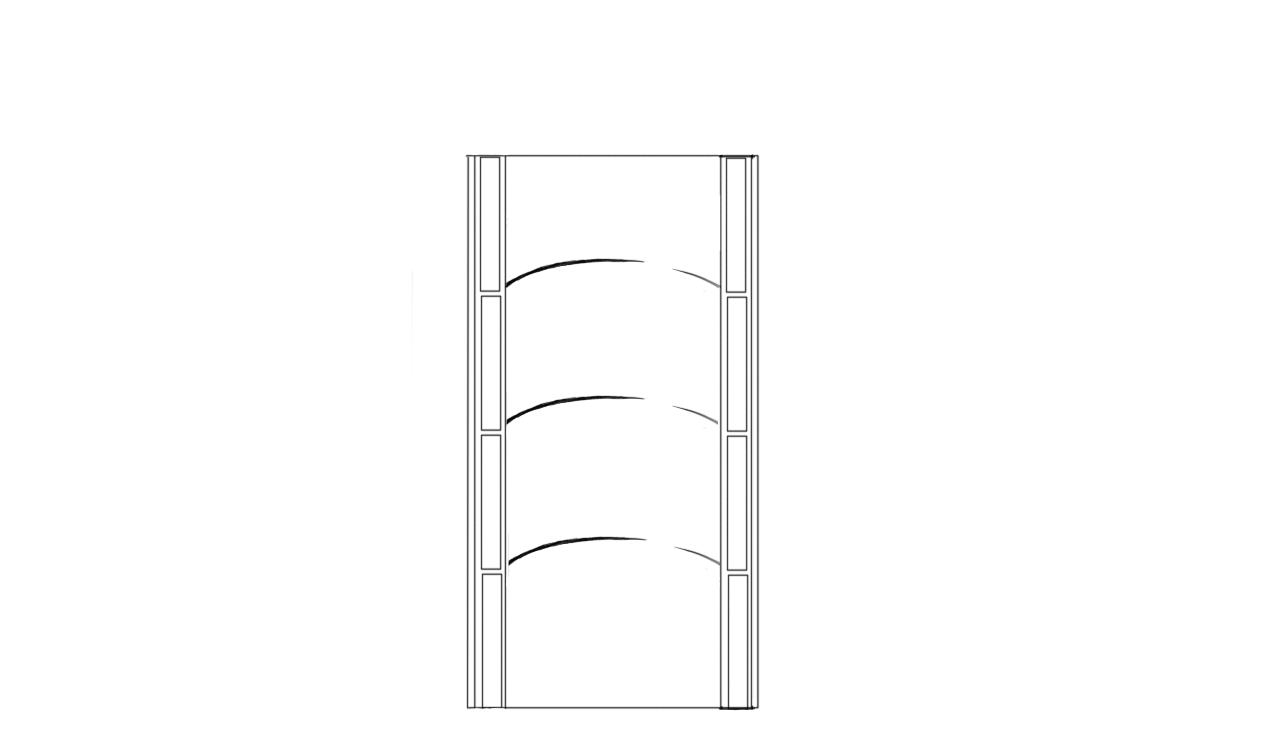
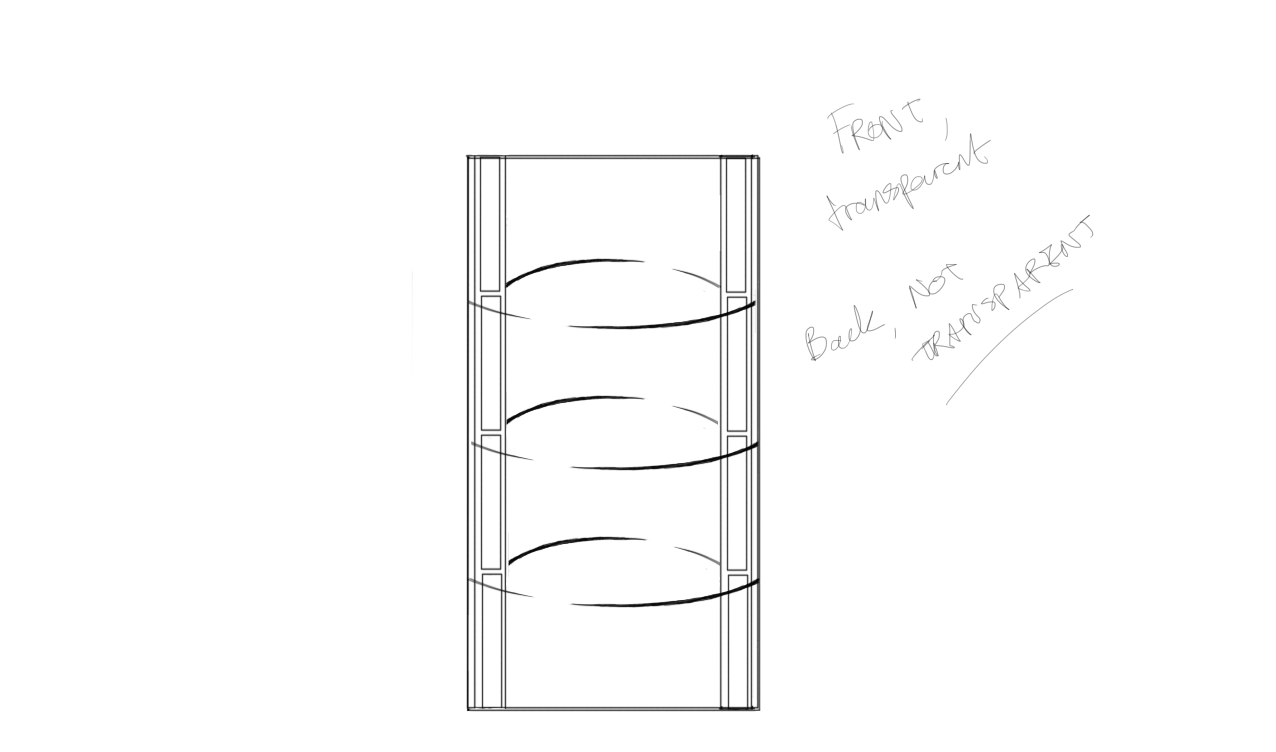
Layers edited between the first and the second 1276px x 752px image:
painted on "Layer 02" over [466, 98, 991, 712]
painted on "Layer 01" over [805, 214, 1094, 406]
